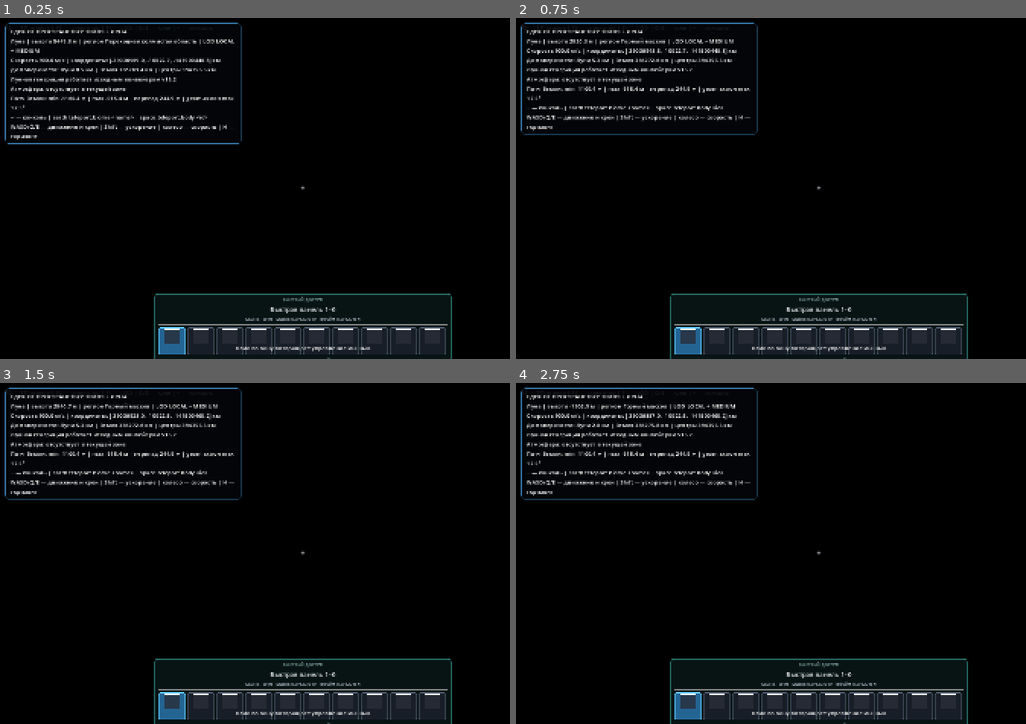
Above: before the commit, frames 1-4 (two rows, left to right).
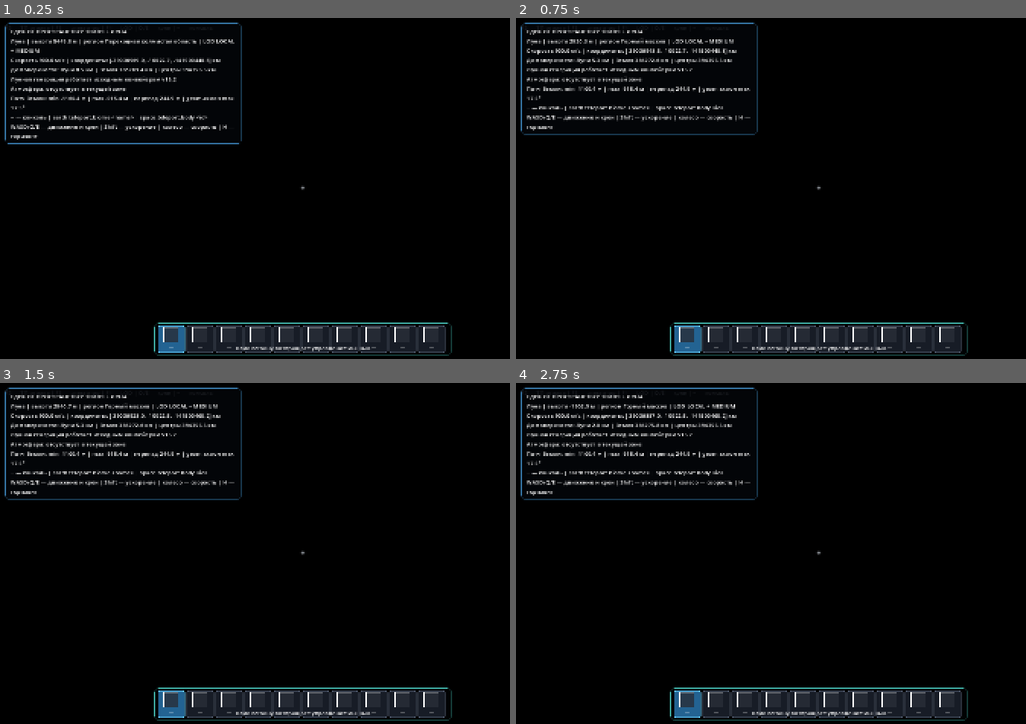
Above: after the commit, the same moments.

Repository: rootfabric/distributed-world-simulator
Game: Godot game, scene res://main.tscn
The game is run twice, just before and just after one commit, with the same random seed, the same clock (stepped at 60 frames per second) and the same inputs.
Inputs (mouse positions are in pixels of both pictures, inside the frame that each line leads up to):
- Up to frame 1 (0.25 s): no input
- Up to frame 2 (0.75 s): tap Enter at 0.5 s; move the mouse to (852, 185) at 0.52 s; hold W (move_forward) from 0.53 s (still down); hold Shift (boost) from 0.53 s (still down); click (852, 185) at 0.67 s
- Up to frame 3 (1.5 s): keep holding W (move_forward); tap Space (jump) at 0.77, 1.25 s; move the mouse to (270, 553) at 1.27 s; release Shift (boost) at 1.28 s; tap H (level_horizon) at 1.35 s
- Up to frame 4 (2.75 s): keep holding W (move_forward); tap Space (jump) at 1.52 s; tap Enter at 2 s; move the mouse to (832, 546) at 2.02 s; tap V at 2.1 s

The runs differ from the first frame. In frame 1, 3.1% of the frame differs, in the area x 30-89%, y 80-100%; in frame 2, 3.1%; in frame 3, 3.1%; in frame 4, 3.1%.

Commit message:
fix(inventory): compact translucent hotbar overlay

Diff:
--- a/scripts/items/presentation/item_inventory_ui.gd
+++ b/scripts/items/presentation/item_inventory_ui.gd
@@ -132,10 +132,10 @@
 	persistent_hotbar.name = "PersistentHotbar"
 	persistent_hotbar.set_anchors_preset(Control.PRESET_CENTER_BOTTOM)
 	persistent_hotbar.offset_left = -390.0
-	persistent_hotbar.offset_top = -172.0
+	persistent_hotbar.offset_top = -94.0
 	persistent_hotbar.offset_right = 390.0
 	persistent_hotbar.offset_bottom = -16.0
-	persistent_hotbar.custom_minimum_size = Vector2(780.0, 150.0)
+	persistent_hotbar.custom_minimum_size = Vector2(780.0, 72.0)
 	persistent_hotbar.set_visual_role("hotbar")
 	persistent_hotbar.drop_requested.connect(_on_drop_requested)
 	persistent_hotbar.quantity_drop_requested.connect(_on_quantity_drop_requested)
--- a/scripts/ui/inventory/hotbar_panel.gd
+++ b/scripts/ui/inventory/hotbar_panel.gd
@@ -1,5 +1,19 @@
 class_name InventoryHotbarPanel
 extends "res://scripts/ui/inventory/container_panel.gd"
+
+
+func _ready() -> void:
+	super._ready()
+	# The persistent hotbar is deliberately a compact control strip. Its item
+	# cells already carry the slot numbers, so repeating a title, capacity and
+	# drag hint above them only obscures the gameplay view.
+	role_label.visible = false
+	title_label.visible = false
+	metadata_label.visible = false
+	drop_hint_label.visible = false
+	feedback_label.visible = false
+	get_node("Content/Separator").visible = false
+	_apply_compact_hotbar_style()
 
 
 func render_hotbar(model: Dictionary, new_icon_provider: Callable, new_drop_validator: Callable) -> void:
@@ -9,4 +23,17 @@
 	hotbar_model["columns"] = 10
 	render(hotbar_model, new_icon_provider, new_drop_validator)
 	grid.columns = 10
+
+
+func _apply_compact_hotbar_style() -> void:
+	var style := StyleBoxFlat.new()
+	style.bg_color = Color(0.008, 0.014, 0.022, 0.58)
+	style.border_color = Color(0.26, 0.72, 0.68, 0.62)
+	style.set_border_width_all(1)
+	style.set_corner_radius_all(8)
+	style.content_margin_left = 8.0
+	style.content_margin_top = 6.0
+	style.content_margin_right = 8.0
+	style.content_margin_bottom = 6.0
+	add_theme_stylebox_override("panel", style)
 	title_label.text = "Быстрая панель 1–0"
--- a/scripts/ui/lunar_hud.gd
+++ b/scripts/ui/lunar_hud.gd
@@ -157,7 +157,9 @@
 
 	interaction_panel = PanelContainer.new()
 	interaction_panel.set_anchors_preset(Control.PRESET_CENTER_BOTTOM)
-	interaction_panel.position = Vector2(-250.0, -142.0)
+	# Keep the contextual object card above the persistent hotbar. The latter
+	# occupies the bottom 94 px of the viewport including its lower inset.
+	interaction_panel.position = Vector2(-250.0, -226.0)
 	interaction_panel.size = Vector2(500.0, 112.0)
 	interaction_panel.visible = false
 	add_child(interaction_panel)
--- a/tests/ui/test_inventory_ui_i0_architecture.gd
+++ b/tests/ui/test_inventory_ui_i0_architecture.gd
@@ -30,6 +30,10 @@
 	var initial_snapshot: Dictionary = inventory_ui.create_debug_snapshot()
 	_assert(inventory_ui.persistent_hotbar != null and inventory_ui.persistent_hotbar.visible, "Persistent hotbar must exist outside the inventory window")
 	_assert(inventory_ui.persistent_hotbar.grid.columns == 10, "Persistent hotbar must keep all slots in one row")
+	_assert(is_equal_approx(inventory_ui.persistent_hotbar.custom_minimum_size.y, 72.0), "Persistent hotbar must remain a compact one-row strip")
+	_assert(not inventory_ui.persistent_hotbar.role_label.visible and not inventory_ui.persistent_hotbar.title_label.visible and not inventory_ui.persistent_hotbar.metadata_label.visible and not inventory_ui.persistent_hotbar.drop_hint_label.visible, "Persistent hotbar must not show duplicate textual labels")
+	var hotbar_style = inventory_ui.persistent_hotbar.get_theme_stylebox("panel")
+	_assert(hotbar_style is StyleBoxFlat and (hotbar_style as StyleBoxFlat).bg_color.a < 0.7, "Persistent hotbar background must be translucent")
 	controller.set_inventory_visible(false)
 	_assert(inventory_ui.persistent_hotbar.visible, "Persistent hotbar must remain visible while inventory is closed")
 	controller.set_inventory_visible(true)
Not shown, added: docs/checkpoints/2026-07-29_H0_HOTBAR_OVERLAY_UX_RU.md
